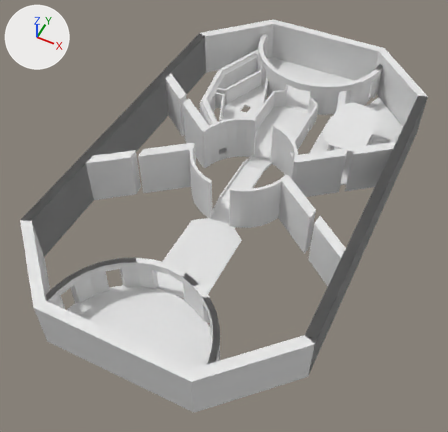
Two versions of the Blender file Assets/Prefabs/Arena/Arena.blend, one commit apart.
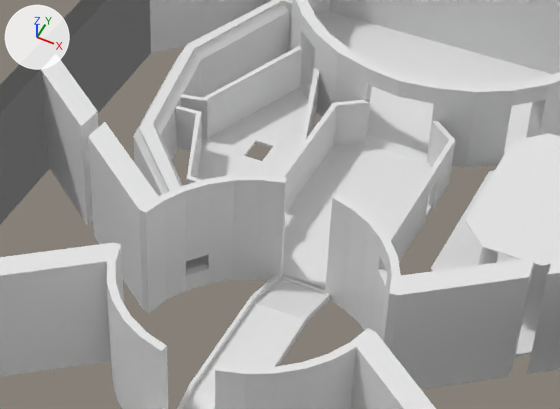
Each version appears first whole from a 50 mm lens placed at (81.4, -181.8, 206.1), pointed at (-1.1, -16.8, -0.1), and next in a close-up on the part from 34% to 80% of the width and 12% to 47% of the height. The lights are fixed; the arrows at upper left show +X, +Y and +Z.

Objects in the first close-up: 'BigWall', 'CourloirUp', 'Pont', 'Salle1', 'Salle1.001', 'Salle2', 'Salle2Wall', 'Salle3', 'Salle4', 'Start1', 'UpWallBord', 'WallBord'.
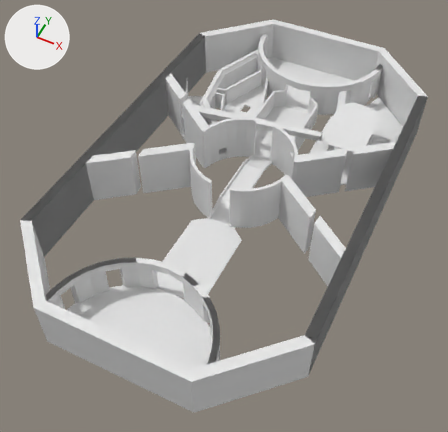
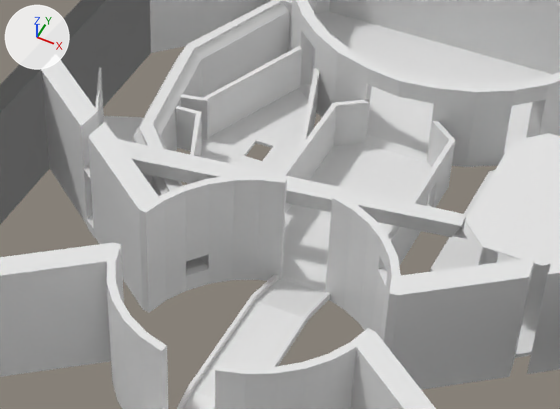
Boxes [x1, y1, x2, y2] around the edits, measured in the close-ups (560 x 409 px):
'Pont', rescaled: before [177, 276, 330, 409]; after [177, 275, 330, 409]
'Cube.003', added: after [118, 139, 466, 237]
'Cube', added: after [87, 116, 143, 238]
'Cube.001', added: after [95, 67, 152, 186]
'Cube.002', added: after [84, 163, 467, 239]

The change, as a diff of the scene's bpy script:
```diff
--- a/Assets/Prefabs/Arena/Arena.blend.py
+++ b/Assets/Prefabs/Arena/Arena.blend.py
@@ me_cube_017 @@
+me_cube_017.from_pydata(...)  # 16 vertices, 14 faces; spans x -40.2..23.5, y -7.7..5.2, z -0.3..2.8
@@ me_cube_016 @@
+me_cube_016.from_pydata(...)  # 16 vertices, 14 faces; spans x -1.9..65.7, y -7.6..9.4, z -0.3..0.0
@@ me_cube_015 @@
+me_cube_015.from_pydata(...)  # 26 vertices, 22 faces; spans x -4.1..4.6, y -1.1..28.7, z -0.3..12.2
@@ me_cube_014 @@
+me_cube_014.from_pydata(...)  # 18 vertices, 18 faces; spans x -8.1..12.7, y -24.3..10.5, z -1.0..1.0
@@ ob_pont @@
 ob_pont.location = (0.0, -0.3, -0.4)
+ob_pont.scale = (1.0, 1.04, 1.0)
@@ ob_cube_003 @@
+ob_cube_003 = bpy.data.objects.new('Cube.003', me_cube_017)
+ob_cube_003.location = (0.6, 29.8, 15.4)
@@ ob_cube_002 @@
+ob_cube_002 = bpy.data.objects.new('Cube.002', me_cube_016)
+ob_cube_002.location = (-40.6, 25.2, 15.4)
@@ ob_cube_001 @@
+ob_cube_001 = bpy.data.objects.new('Cube.001', me_cube_015)
+ob_cube_001.location = (-36.9, 25.0, 2.7)
+ob_cube_001.rotation_euler = (0.0, 0.0, 0.785)  # degrees (0, 0, 45)
@@ ob_cube @@
+ob_cube = bpy.data.objects.new('Cube', me_cube_014)
+ob_cube.location = (-46.3, 41.8, 2.7)
```
